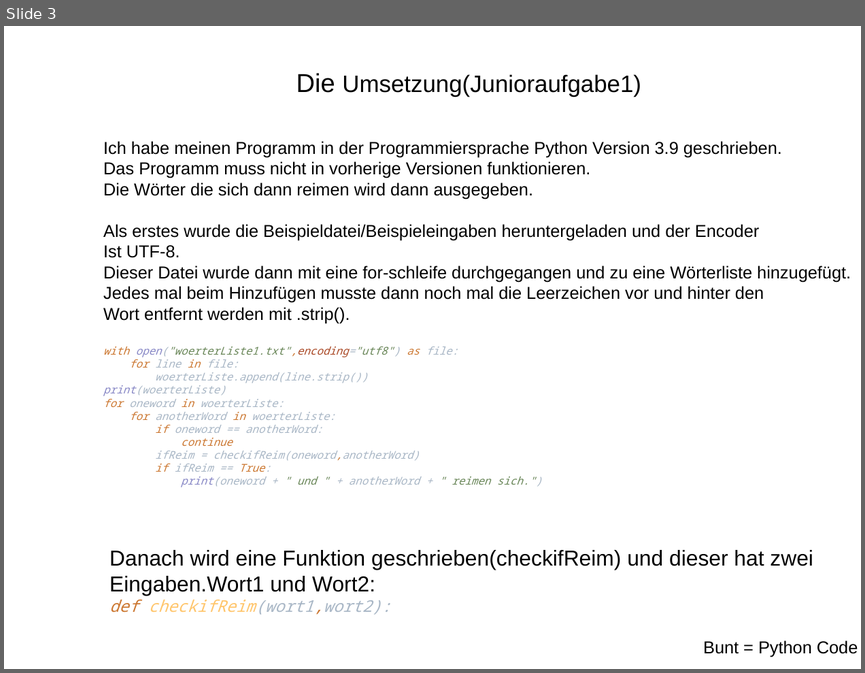
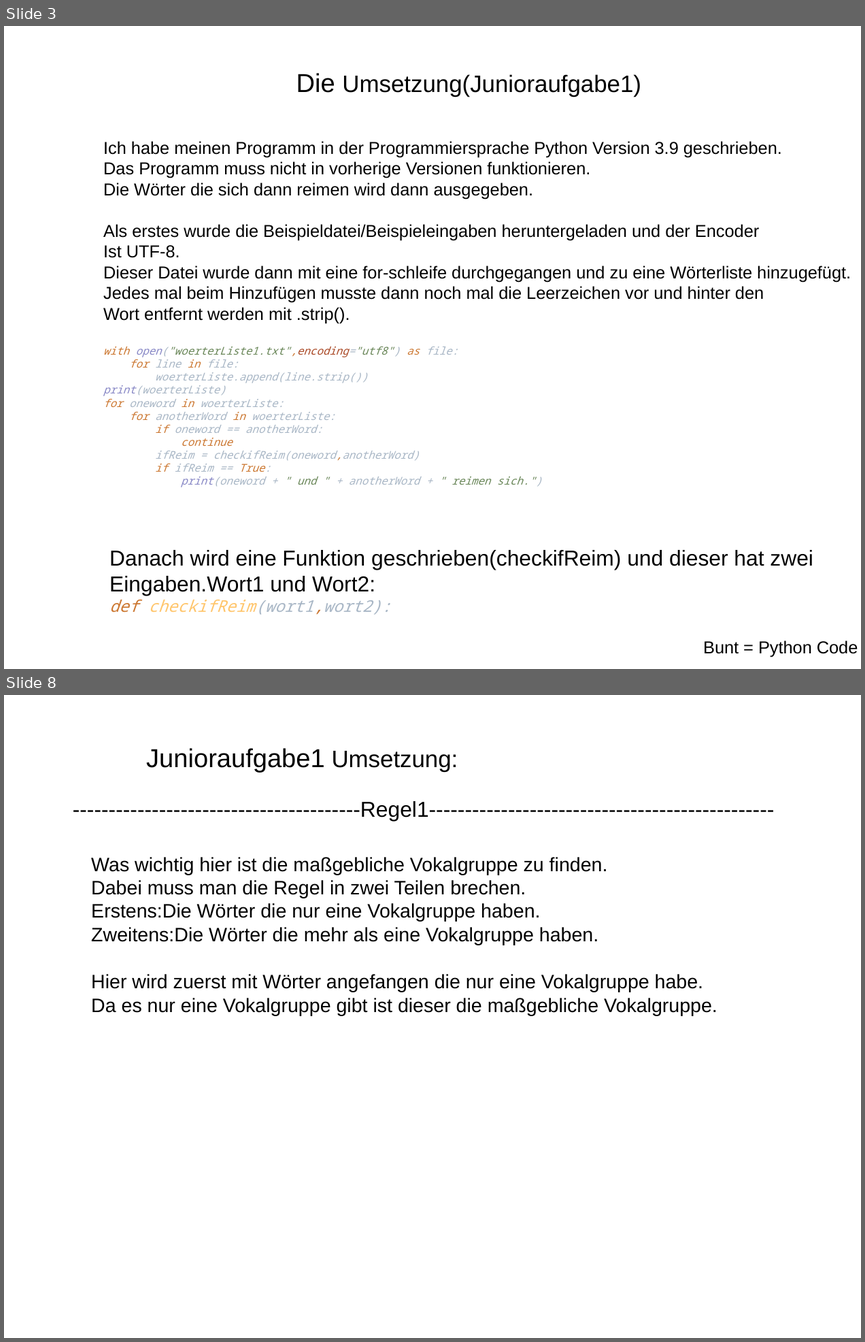
Before and after one commit to HalfHeartGuy/Jugendwettbewerb_archive, a slide deck: aktueell_JWINF2022/Task1/DokumentationErsteAufgabeJWBINF2022.odp. Shown one above the other, each under a label of ours: slide 3 before the commit, slides 3 and 8 after it; the slides between them are not shown. The pictures are 865x673 and 865x1342 pixels, drawn with LibreOffice and Linux fonts; fonts in the diff are those of the drawing. Boxes give left, top, right and bottom in pixels: in the first picture for what was removed or moved away, otherwise in the second. Text is boxed around its words. In the diff, an @@ line names an element or a change of style, - is before the commit and + after.

```diff
--- a/aktueell_JWINF2022/Task1/DokumentationErsteAufgabeJWBINF2022.odp
+++ b/aktueell_JWINF2022/Task1/DokumentationErsteAufgabeJWBINF2022.odp
@@ slide 8 added at (x1=4, y1=695, x2=861, y2=1338), background #FFFFFF @@
@@ text added at (x1=146, y1=748, x2=458, y2=773), 24 pt, text #000000 @@
+Junioraufgabe1 Umsetzung:
@@ text added at (x1=73, y1=801, x2=774, y2=821), 20 pt, text #000000 @@
+----------------------------------------Regel1------------------------------------------------
@@ text added at (x1=91, y1=857, x2=608, y2=945), 18 pt, text #000000 @@
+Was wichtig hier ist die maßgebliche Vokalgruppe zu finden.
+Dabei muss man die Regel in zwei Teilen brechen.
+Erstens:Die Wörter die nur eine Vokalgruppe haben.
+Zweitens:Die Wörter die mehr als eine Vokalgruppe haben.
@@ text added at (x1=91, y1=974, x2=717, y2=1015), 18 pt, text #000000 @@
+Hier wird zuerst mit Wörter angefangen die nur eine Vokalgruppe habe.
+Da es nur eine Vokalgruppe gibt ist dieser die maßgebliche Vokalgruppe.
```
Also in this commit, not shown: 4 slides changed, 1 other slide added, 2 other files.
